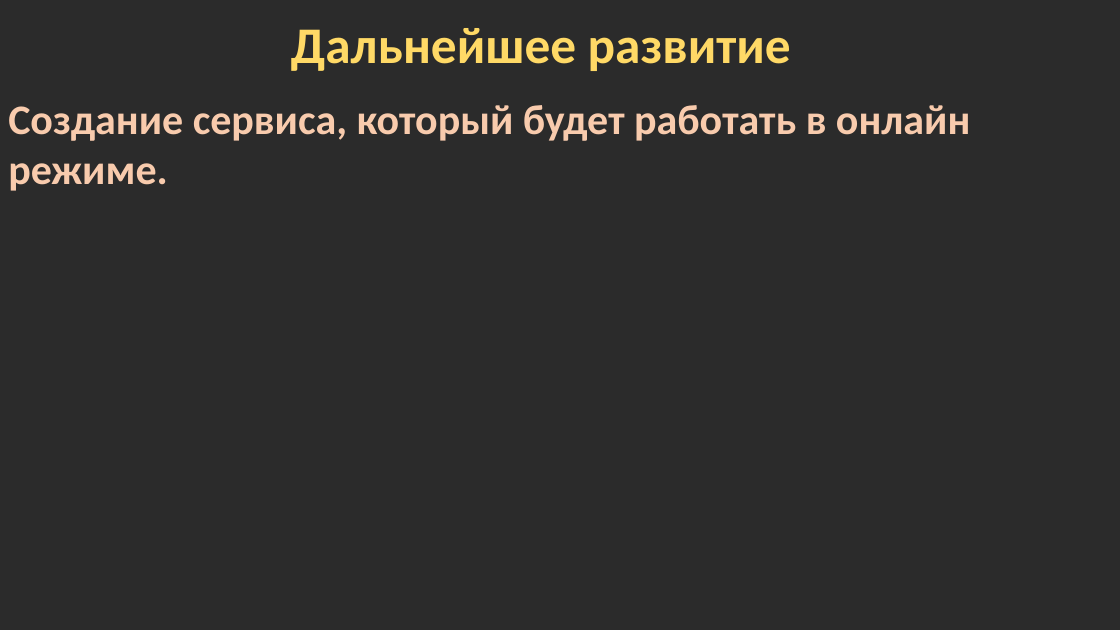
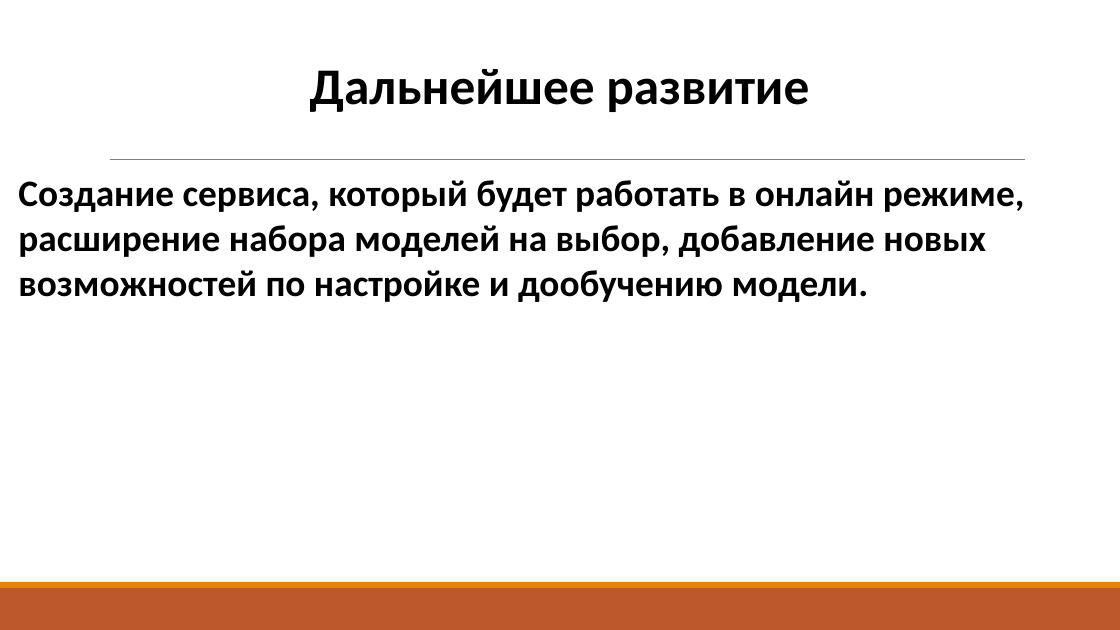
Before and after one commit to A-lex-Ra/python-simple-musicgen, a slide deck: slide 5 of Презентация1.pptx. Drawn at 1120x630 pixels with LibreOffice and Linux fonts; fonts in the diff are those of the drawing; background and template pictures are left out; a plain dark background stands for a picture behind light text. Boxes give left, top, right and bottom in pixels: in the first picture for what was removed or moved away, otherwise in the second. Text is boxed around its words. In the diff, an @@ line names an element or a change of style, - is before the commit and + after.

Commit message:
fix presentation

```diff
--- a/Презентация1.pptx
+++ b/Презентация1.pptx
@@ background picture (left out) to #FFFFFF @@
@@ text "Дальнейшее развитие": place and size @@
-text "Дальнейшее развитие" at <box>291,28,791,71</box>
+text "Дальнейшее развитие" at <box>310,69,809,112</box>
@@ text "Дальнейшее развитие" at <box>310,69,809,112</box>: text colour #FFD966 to #000000, letter outline #ED7D31 1.75 pt to #BD582C 1.75 pt @@
@@ line added from (110, 160) to (1026, 160), #808080 0.5 pt @@
@@ text at <box>18,180,1025,302</box>: text changed; size 36 to 32 pt; text colour #F8CBAD to #000000 @@
-Создание сервиса, который будет работать в онлайн режиме.
+Создание сервиса, который будет работать в онлайн режиме, расширение набора моделей на выбор, добавление новых возможностей по настройке и дообучению модели.
@@ rectangle added at <box>0,588,1120,630</box>, fill #BD582C @@
@@ rectangle added at <box>0,582,1120,588</box>, fill #E48312 @@
```
Also in this commit, not shown: 2 other slides changed, 2 slides added, 3 slides removed.
